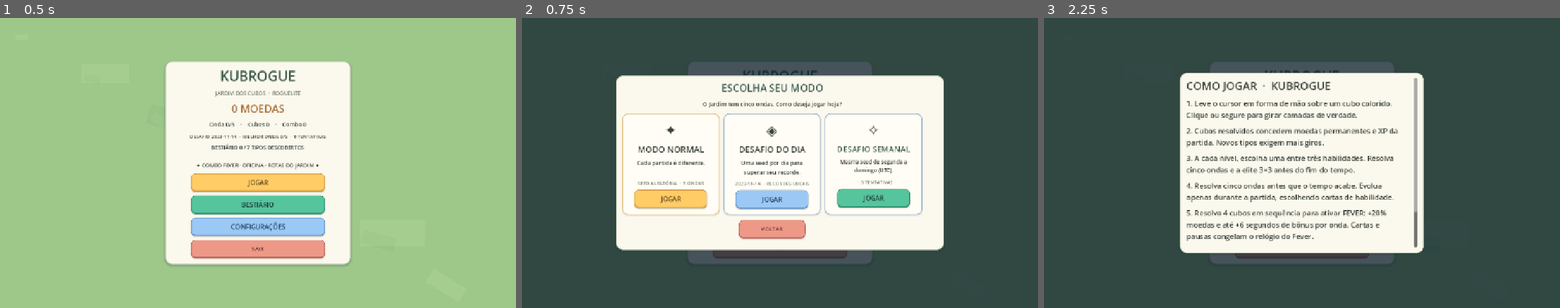
Above: before the commit, frames 1-3 (left to right).
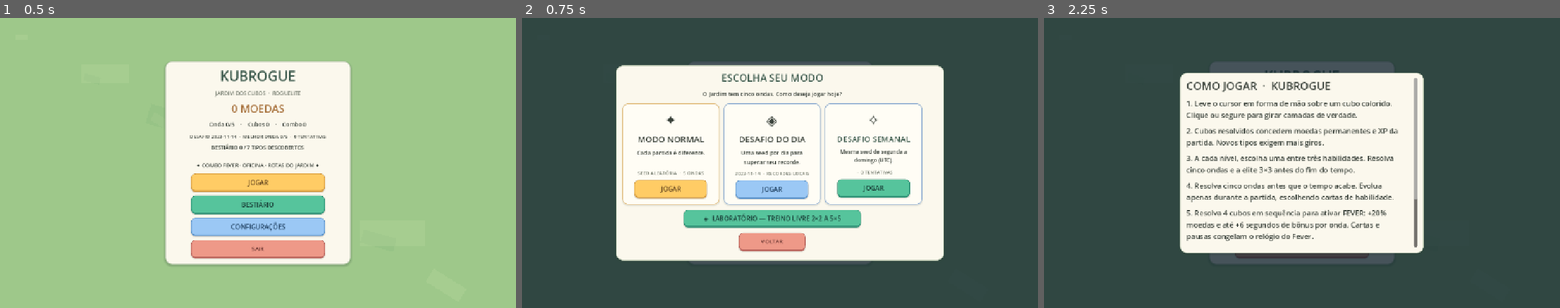
Above: after the commit, the same moments.

Repository: kardecallan566/KubRogue
Game: Godot game, scene res://scenes/c16/hub_stage.tscn
The game is run twice, just before and just after one commit, with the same random seed, the same clock (stepped at 60 frames per second) and the same inputs. Before the commit the project starts from res://scenes/c15/hub_stage.tscn.
Inputs:
- Up to frame 1 (0.5 s): no input
- Up to frame 2 (0.75 s): click "JOGAR" at 0.5 s
- Up to frame 3 (2.25 s): click "JOGAR" at 1.25 s; click "JOGAR" at 2 s

Frame 1 is identical in both runs. In frame 2, 15% of the frame differs, in the area x 18-82%, y 16-84%; in frame 3, less than 0.1%.

Commit message:
feat(c16): genuine 2x2–5x5 puzzle laboratory with manual layers, seed replay and hints

Diff:
--- a/project.godot
+++ b/project.godot
@@ -1,10 +1,10 @@
 config_version=5
 
 [application]
-config/name="KubRogue — C15 Desafio Semanal"
-run/main_scene="res://scenes/c15/hub_stage.tscn"
+config/name="KubRogue — C16 Laboratório do Cubista"
+run/main_scene="res://scenes/c16/hub_stage.tscn"
 config/features=PackedStringArray("4.7", "GL Compatibility")
-config/description="C15: offline weekly fixed seed with isolated records, preserving C12-C14 medal and history features."
+config/description="C16: no-stakes puzzle laboratory for all four sizes; C15 daily and weekly gameplay remains unchanged."
 
 [autoload]
 KubeSession="*res://scripts/c4/progress_service.gd"
--- /dev/null
+++ b/scenes/c16/game_stage.tscn
@@ -0,0 +1,6 @@
+[gd_scene load_steps=2 format=3]
+
+[ext_resource type="Script" path="res://scripts/c16/game_stage.gd" id="1_game"]
+
+[node name="KubRogueC16Game" type="Node3D"]
+script = ExtResource("1_game")
--- /dev/null
+++ b/scenes/c16/hub_stage.tscn
@@ -0,0 +1,12 @@
+[gd_scene load_steps=2 format=3]
+
+[ext_resource type="Script" path="res://scripts/c16/hub_stage.gd" id="1_hub"]
+
+[node name="KubRogueC16Hub" type="Control"]
+layout_mode = 3
+anchors_preset = 15
+anchor_right = 1.0
+anchor_bottom = 1.0
+grow_horizontal = 2
+grow_vertical = 2
+script = ExtResource("1_hub")
--- /dev/null
+++ b/scenes/c16/lab_stage.tscn
@@ -0,0 +1,6 @@
+[gd_scene load_steps=2 format=3]
+
+[ext_resource type="Script" path="res://scripts/c16/lab_stage.gd" id="1_lab"]
+
+[node name="KubRogueC16Laboratory" type="Node3D"]
+script = ExtResource("1_lab")
--- /dev/null
+++ b/scripts/c16/game_stage.gd
@@ -0,0 +1,10 @@
+extends "res://scripts/c15/game_stage.gd"
+## Keep the entire weekly C15 run unchanged, only return to the new hub.
+func _return_hub() -> void:
+    if not pending_credits.is_empty():
+        message_label.text = "Existem pagamentos pendentes. Use Tentar salvar."
+        return
+    progress.update_record(director.wave_index+1,director.wallet.solved,best_combo_in_run)
+    _record_challenge_if_needed()
+    Input.set_mouse_mode(Input.MOUSE_MODE_VISIBLE)
+    get_tree().change_scene_to_file("res://scenes/c16/hub_stage.tscn")
--- /dev/null
+++ b/scripts/c16/hub_stage.gd
@@ -0,0 +1,31 @@
+extends "res://scripts/c15/hub_stage.gd"
+## C16 adds a practice doorway inside Jogar, keeping only four home actions.
+func _open_game() -> void:
+    _close_modal()
+    get_tree().change_scene_to_file("res://scenes/c16/game_stage.tscn")
+
+func _open_lab() -> void:
+    _close_modal()
+    Input.set_mouse_mode(Input.MOUSE_MODE_VISIBLE)
+    get_tree().change_scene_to_file("res://scenes/c16/lab_stage.tscn")
+
+func _show_play_modes() -> void:
+    super._show_play_modes()
+    _set_modal_dimensions(814,456)
+    var doorway := _button(dialog_box,
+        "◈  LABORATÓRIO — TREINO LIVRE 2×2 A 5×5",_open_lab,440)
+    doorway.name = "OpenLaboratory"
+    doorway.custom_minimum_size.y = 43
+    doorway.set_meta("arcade_variant","teal")
+    var last: int = dialog_box.get_child_count() - 1
+    dialog_box.move_child(doorway,maxi(0,last-1))
+    VisualTheme.apply(dialog_center)
+
+func _show_tutorial(start_after: bool) -> void:
+    super._show_tutorial(start_after)
+    var note := _label(dialog_box,
+        "Se quiser praticar giros de camadas sem cronômetro, abra Jogar → Laboratório.",14)
+    note.name = "LaboratoryHelp"
+    if dialog_box.get_child_count() > 1:
+        dialog_box.move_child(note,dialog_box.get_child_count()-2)
+    VisualTheme.apply(dialog_center)
--- /dev/null
+++ b/scripts/c16/lab_stage.gd
@@ -0,0 +1,379 @@
+extends Node3D
+## C16: an actual no-stakes NxNxN playground. Never starts a run or writes saves.
+const Pocket = preload("res://scripts/visual/cube_2x2.gd")
+const Classic = preload("res://scripts/visual/cube_3x3.gd")
+const Large = preload("res://scripts/visual/cube_nxn.gd")
+const VisualTheme = preload("res://scripts/c5/ui_skin.gd")
+const FACES := ["F","R","U","L","D","B"]
+
+var cube
+var dimension := 2
+var selected_face := "F"
+var selected_layer := 0
+var seed_value := 0
+var manual_moves := 0
+var assisted_moves := 0
+var busy := false
+var cube_root: Node3D
+var status_label: Label
+var details_label: Label
+var move_label: Label
+var hint_label: Label
+var layer_label: Label
+var size_buttons: Dictionary = {}
+var face_buttons: Dictionary = {}
+var turn_buttons: Array[Button] = []
+var hint_button: Button
+var apply_button: Button
+var layer_back: Button
+var layer_next: Button
+var right_panel: PanelContainer
+var top_label: Label
+var _ready_done := false
+
+func _ready() -> void:
+    _build_world()
+    _build_interface()
+    _select_size(2)
+    get_viewport().size_changed.connect(_layout)
+    _layout()
+    _ready_done = true
+
+func _build_world() -> void:
+    var ground := MeshInstance3D.new()
+    ground.name = "TrainingMeadow"
+    var plane := PlaneMesh.new()
+    plane.size = Vector2(36,36)
+    ground.mesh = plane
+    var mat := StandardMaterial3D.new()
+    mat.albedo_color = Color("#77b985")
+    mat.roughness = 0.97
+    ground.material_override = mat
+    ground.position.y = -0.34
+    add_child(ground)
+    var light := DirectionalLight3D.new()
+    light.rotation_degrees = Vector3(-53,-29,0)
+    light.light_energy = 1.25
+    add_child(light)
+    var fill := OmniLight3D.new()
+    fill.position = Vector3(-3.5,4.0,2.5)
+    fill.light_energy = 0.65
+    fill.omni_range = 10.0
+    add_child(fill)
+    var camera := Camera3D.new()
+    camera.name = "LaboratoryCamera"
+    camera.current = true
+    camera.fov = 40.0
+    camera.position = Vector3(3.1,2.65,4.8)
+    camera.look_at(Vector3(0,0.35,0),Vector3.UP)
+    add_child(camera)
+    cube_root = Node3D.new()
+    cube_root.name = "PracticeCubePivot"
+    cube_root.position.y = 0.64
+    add_child(cube_root)
+
+func _label(parent: Node, content: String, font: int = 15) -> Label:
+    var result := Label.new()
+    result.text = content
+    result.add_theme_font_size_override("font_size",font)
+    result.add_theme_color_override("font_color",Color("#244b42"))
+    result.autowrap_mode = TextServer.AUTOWRAP_WORD
+    result.mouse_filter = Control.MOUSE_FILTER_IGNORE
+    parent.add_child(result)
+    return result
+
+func _button(parent: Node, title: String, callback: Callable,
+        height_px: float = 40.0) -> Button:
+    var result := Button.new()
+    result.text = title
+    result.custom_minimum_size.y = height_px
+    result.focus_mode = Control.FOCUS_ALL
+    result.mouse_default_cursor_shape = Control.CURSOR_POINTING_HAND
+    result.pressed.connect(callback)
+    parent.add_child(result)
+    return result
+
+func _panel_style(color: Color = Color("#fffdf0")) -> StyleBoxFlat:
+    var style := StyleBoxFlat.new()
+    style.bg_color = color
+    style.border_color = Color("#4c9c83")
+    style.set_border_width_all(3)
+    style.set_corner_radius_all(18)
+    style.set_content_margin_all(13)
+    style.shadow_color = Color(0.07,0.19,0.13,0.23)
+    style.shadow_size = 5
+    style.shadow_offset = Vector2(0,4)
+    return style
+
+func _panel(parent: Node, title: String) -> VBoxContainer:
+    var frame := PanelContainer.new()
+    frame.name = title.replace(" ","") + "Panel"
+    frame.size = Vector2(278,565)
+    frame.custom_minimum_size = Vector2(278,565)
+    frame.add_theme_stylebox_override("panel",_panel_style())
+    parent.add_child(frame)
+    var inner := VBoxContainer.new()
+    inner.add_theme_constant_override("separation",10)
+    frame.add_child(inner)
+    return inner
+
+func _build_interface() -> void:
+    var canvas := CanvasLayer.new()
+    canvas.name = "LaboratoryUI"
+    add_child(canvas)
+    var root := Control.new()
+    root.name = "LabRoot"
+    root.set_anchors_and_offsets_preset(Control.PRESET_FULL_RECT)
+    canvas.add_child(root)
+    root.set_anchors_and_offsets_preset(Control.PRESET_FULL_RECT)
+
+    var header := PanelContainer.new()
+    header.name = "Header"
+    header.position = Vector2(19,14)
+    header.custom_minimum_size = Vector2(890,56)
+    header.size = Vector2(890,56)
+    header.add_theme_stylebox_override("panel",_panel_style(Color("#f1f9e9")))
+    root.add_child(header)
+    var head_row := HBoxContainer.new()
+    head_row.add_theme_constant_override("separation",13)
+    header.add_child(head_row)
+    top_label = _label(head_row,"◈  LABORATÓRIO DO CUBISTA",23)
+    top_label.size_flags_horizontal = Control.SIZE_EXPAND_FILL
+    _button(head_row,"VOLTAR AO JARDIM",_back_to_hub,38)
+
+    var left_wrap := Control.new()
+    left_wrap.name = "LeftPanelPosition"
+    left_wrap.position = Vector2(19,89)
+    left_wrap.custom_minimum_size = Vector2(284,575)
+    root.add_child(left_wrap)
+    var left := _panel(left_wrap,"Controles")
+    _label(left,"QUAL CUBO TREINAR?",17)
+    var sizes := GridContainer.new()
+    sizes.name = "CubeSizes"
+    sizes.columns = 2
+    sizes.add_theme_constant_override("h_separation",8)
+    sizes.add_theme_constant_override("v_separation",7)
+    left.add_child(sizes)
+    for n in [2,3,4,5]:
+        var current: int = n
+        var select := _button(sizes,"%d×%d×%d" % [n,n,n],
+            func(): _select_size(current),42)
+        select.custom_minimum_size.x = 112
+        select.name = "CubeSize%d" % n
+        size_buttons[n] = select
+    _label(left,"FACE A GIRAR",17)
+    var faces := GridContainer.new()
+    faces.name = "CubeFaces"
+    faces.columns = 3
+    faces.add_theme_constant_override("h_separation",7)
+    faces.add_theme_constant_override("v_separation",7)
+    left.add_child(faces)
+    for face in FACES:
+        var face_id: String = face
+        var btn := Button.new()
+        btn.text = face
+        btn.custom_minimum_size.y = 36
+        faces.add_child(btn)
+        btn.custom_minimum_size.x = 64
+        btn.pressed.connect(func(): _select_face(face_id))
+        btn.name = "Face"+face
+        face_buttons[face] = btn
+    _label(left,"CAMADA A MOVIMENTAR",16)
+    var layers := HBoxContainer.new()
+    layers.add_theme_constant_override("separation",6)
+    left.add_child(layers)
+    layer_back = _button(layers,"◀",func(): _change_layer(-1),37)
+    layer_back.custom_minimum_size.x = 41
+    layer_label = _label(layers,"EXTERNA",13)
+    layer_label.size_flags_horizontal = Control.SIZE_EXPAND_FILL
+    layer_label.vertical_alignment = VERTICAL_ALIGNMENT_CENTER
+    layer_label.horizontal_alignment = HORIZONTAL_ALIGNMENT_CENTER
+    layer_next = _button(layers,"▶",func(): _change_layer(1),37)
+    layer_next.custom_minimum_size.x = 41
+    _label(left,"MOVIMENTO",16)
+    var rotations := HBoxContainer.new()
+    rotations.add_theme_constant_override("separation",6)
+    left.add_child(rotations)
+    for turn in [-1,1,2]:
+        var actual_turn: int = turn
+        var label := "↶ 90°" if turn == -1 else ("↷ 90°" if turn == 1 else "180°")
+        var button := _button(rotations,label,func(): _do_turn(actual_turn),41)
+        button.custom_minimum_size.x = 76
+        turn_buttons.append(button)
+    _button(left,"NOVO EMBARALHAMENTO",_new_scramble,41)
+    _button(left,"REPETIR A MESMA SEED",_replay_scramble,40)
+
+    right_panel = PanelContainer.new()
+    right_panel.name = "HelpPanel"
+    right_panel.position = Vector2(963,89)
+    right_panel.custom_minimum_size = Vector2(290,430)
+    right_panel.size = Vector2(290,430)
+    right_panel.add_theme_stylebox_override("panel",_panel_style(Color("#eff9f5")))
+    root.add_child(right_panel)
+    var right := VBoxContainer.new()
+    right.add_theme_constant_override("separation",12)
+    right_panel.add_child(right)
+    _label(right,"◈  MISSÃO LIVRE",19)
+    _label(right,"Pratique giros reais. Sem tempo, sem moedas e sem afetar seus recordes.",13)
+    details_label = _label(right,"",15)
+    details_label.name = "TrainingDetails"
+    status_label = _label(right,"",16)
+    status_label.name = "TrainingStatus"
+    move_label = _label(right,"",14)
+    hint_label = _label(right,"",14)
+    hint_label.name = "NextHint"
+    hint_button = _button(right,"VER UMA DICA",_show_hint,40)
+    apply_button = _button(right,"APLICAR DICA",_apply_hint,42)
+    var detail := _label(right,
+        "Uma dica mostra o próximo giro inverso do embaralhamento. " +
+        "Você também pode girar livremente e tentar resolver sem ajuda.",12)
+    detail.name = "Muted"
+    VisualTheme.apply(root)
+    # Preserve the same chunky toy-like panels independent of theme skinning.
+    header.add_theme_stylebox_override("panel",_panel_style(Color("#f1f9e9")))
+    right_panel.add_theme_stylebox_override("panel",_panel_style(Color("#eff9f5")))
+    for panel in left_wrap.get_children():
+        if panel is PanelContainer:
+            panel.add_theme_stylebox_override("panel",_panel_style())
+
+func _layout() -> void:
+    if right_panel == null:
+        return
+    var viewport_size := get_viewport().get_visible_rect().size
+    right_panel.position.x = maxf(776.0, viewport_size.x - 310.0)
+
+func _select_size(n: int) -> void:
+    if busy or n not in [2,3,4,5]:
+        return
+    dimension = n
+    selected_layer = 0
+    selected_face = "F"
+    manual_moves = 0
+    assisted_moves = 0
+    if cube != null:
+        cube_root.remove_child(cube)
+        cube.queue_free()
+    if dimension == 2:
+        cube = Pocket.new()
+    elif dimension == 3:
+        cube = Classic.new()
+    else:
+        cube = Large.new(dimension)
+    cube.name = "ActualCube_%d" % dimension
+    cube_root.add_child(cube)
+    var cube_scale := 1.92 if dimension == 2 else 1.82
+    cube.scale = Vector3.ONE * cube_scale
+    seed_value = randi_range(1,2147483646)
+    _scramble_now()
+
+func _new_scramble() -> void:
+    if busy:
+        return
+    seed_value = randi_range(1,2147483646)
+    _scramble_now()
+
+func _replay_scramble() -> void:
+    if busy:
+        return
+    _scramble_now()
+
+func _scramble_now() -> void:
+    if cube == null or busy:
+        return
+    cube.scramble_now(6 + dimension * 2,seed_value)
+    manual_moves = 0
+    assisted_moves = 0
+    hint_label.text = "A dica é opcional; tente primeiro por conta própria."
+    _refresh_ui()
+
+func _select_face(face: String) -> void:
+    if busy or not FACES.has(face):
+        return
+    selected_face = face
+    _refresh_ui()
+
+func max_layer() -> int:
+    return (dimension - 1) / 2
+
+func _change_layer(delta: int) -> void:
+    if busy:
+        return
+    selected_layer = clampi(selected_layer + delta,0,max_layer())
+    _refresh_ui()
+
+func _hint_text() -> String:
+    if cube == null or cube.solution_plan.is_empty():
+        return "Cubo resolvido! Embaralhe novamente."
+    var step: Dictionary = cube.solution_plan[0]
+    var direction := "180°" if absi(int(step["turns"])) == 2 else (
+        "↷ 90°" if int(step["turns"]) == 1 else "↶ 90°")
+    var layer: int = int(step.get("layer",0))
+    return "PRÓXIMO: %s  ·  CAMADA %d  ·  %s" % [
+        String(step["face"]),layer,direction]
+
+func _show_hint() -> void:
+    if busy:
+        return
+    hint_label.text = _hint_text()
+
+func _do_turn(turns: int) -> void:
+    await _rotate(selected_face,turns,selected_layer,true)
+
+func _apply_hint() -> void:
+    if cube == null or busy or cube.solution_plan.is_empty():
+        return
+    var step: Dictionary = cube.solution_plan.pop_front()
+    assisted_moves += 1
+    await _rotate(String(step["face"]),int(step["turns"]),
+        int(step.get("layer",0)),false)
+
+func _rotate(face: String, turns: int, layer: int, record: bool) -> void:
+    if cube == null or busy or not FACES.has(face) or turns == 0:
+        return
+    busy = true
+    _refresh_ui()
+    if dimension <= 3:
+        await cube.rotate_layer(face,turns,0.20,record)
+    else:
+        await cube.rotate_slice(face,turns,layer,0.20,record)
+    if record:
+        manual_moves += 1
+        cube.solution_plan = cube.puzzle.reversed_history()
+    if cube.is_solved():
+        cube.solution_plan.clear()
+        hint_label.text = "✦ CUBO RESOLVIDO! Recompensa: conhecimento."
+    else:
+        hint_label.text = "Movimento executado. Clique em dica se precisar."
+    busy = false
+    _refresh_ui()
+
+func _refresh_ui() -> void:
+    if cube == null:
+        return
+    var solved: bool = cube.is_solved()
+    var layers: int = max_layer()
+    layer_label.text = "EXTERNA" if selected_layer == 0 else "INTERNA %d" % selected_layer
+    layer_back.disabled = busy or selected_layer == 0
+    layer_next.disabled = busy or selected_layer >= layers
+    for n in size_buttons:
+        size_buttons[n].disabled = busy
+        size_buttons[n].set_meta("selected",n == dimension)
+    for f in face_buttons:
+        face_buttons[f].disabled = busy
+        face_buttons[f].set_meta("selected",f == selected_face)
+    for btn in turn_buttons:
+        btn.disabled = busy or solved
+    hint_button.disabled = busy or solved
+    apply_button.disabled = busy or solved
+    details_label.text = "%d×%d×%d  ·  %d ADESIVOS  ·  SEED %d" % [
+        dimension,dimension,dimension,6 * dimension * dimension,seed_value]
+    status_label.text = "✦ PARABÉNS! CUBO RESOLVIDO." if solved else (
+        "GIROS RESTANTES NO ROTEIRO: %d" % cube.moves_remaining())
+    move_label.text = "%d GIROS MANUAIS  ·  %d DICAS APLICADAS" % [
+        manual_moves,assisted_moves]
+
+func _back_to_hub() -> void:
+    if busy:
+        return
+    Input.set_mouse_mode(Input.MOUSE_MODE_VISIBLE)
+    get_tree().change_scene_to_file("res://scenes/c16/hub_stage.tscn")
--- /dev/null
+++ b/tests/integration/test_c16_cold_start.gd
@@ -0,0 +1,35 @@
+extends SceneTree
+const Hub = preload("res://scripts/c16/hub_stage.gd")
+const Game = preload("res://scripts/c16/game_stage.gd")
+const Laboratory = preload("res://scripts/c16/lab_stage.gd")
+var failures := 0
+
+func _initialize() -> void:
+    call_deferred("_run")
+
+func check(ok: bool, note: String) -> void:
+    if not ok:
+        failures += 1
+        push_error("C16 COLD FAIL: " + note)
+
+func _run() -> void:
+    var hub: Hub = Hub.new()
+    get_root().add_child(hub)
+    hub._show_play_modes()
+    check(hub.dialog_box.find_child("OpenLaboratory",true,false)!=null,
+        "laboratory link loads before editor import")
+    hub.queue_free()
+    await process_frame
+    var lab: Laboratory = Laboratory.new()
+    get_root().add_child(lab)
+    check(lab.cube != null and lab.cube.sticker_nodes.size()==24,
+        "procedural cube preview loads without imported assets")
+    check(lab.status_label != null and lab.hint_button != null,
+        "training HUD builds without global class cache")
+    lab.queue_free()
+    await process_frame
+    # Weekly, medal and result systems are still available via C15 inheritance.
+    check(Game != null and get_root().get_node("KubeChallenge").current_week()!="",
+        "C15 weekly gameplay remains loadable")
+    print("KubRogue C16 cold-start training: %d failures" % failures)
+    quit(0 if failures==0 else 1)
--- /dev/null
+++ b/tests/integration/test_c16_lab.gd
@@ -0,0 +1,116 @@
+extends SceneTree
+const Hub = preload("res://scripts/c16/hub_stage.gd")
+const Laboratory = preload("res://scripts/c16/lab_stage.gd")
+const Store = preload("res://scripts/c4/save_store.gd")
+var failures := 0
+
+func _initialize() -> void:
+    call_deferred("_run")
+
+func check(ok: bool, reason: String) -> void:
+    if not ok:
+        failures += 1
+        push_error("C16 LAB FAIL: " + reason)
+
+func _clean(path: String) -> void:
+    for suffix in ["", ".bak", ".tmp"]:
+        DirAccess.remove_absolute(ProjectSettings.globalize_path(path + suffix))
+
+func _run() -> void:
+    var money := "user://c16_lab_money.json"
+    var daily := "user://c16_lab_daily.json"
+    var weekly := "user://c16_lab_weekly.json"
+    var journal := "user://c16_lab_journal.json"
+    var history := "user://c16_lab_history.json"
+    for p in [money,daily,weekly,journal,history]:
+        _clean(p)
+    var session = get_root().get_node("KubeSession")
+    var challenge = get_root().get_node("KubeChallenge")
+    var codex = get_root().get_node("KubeJournal")
+    var career = get_root().get_node("KubeHistory")
+    session.configure(Store.new(money))
+    challenge.configure(Store.new(daily))
+    challenge.configure_weekly(Store.new(weekly))
+    codex.configure(Store.new(journal))
+    career.configure(Store.new(history))
+    var hub: Hub = Hub.new()
+    get_root().add_child(hub)
+    check(hub.find_child("PrimaryActions",true,false).get_child_count() == 4,
+        "starting hub still has just four buttons")
+    hub._show_play_modes()
+    var modes = hub.dialog_box.find_child("ModeCards",true,false)
+    check(modes != null and modes.get_child_count() == 3,
+        "normal, daily and weekly cards remain unchanged")
+    check(hub.dialog_box.find_child("OpenLaboratory",true,false) != null,
+        "practice link lives inside play modal, not on home screen")
+    hub.queue_free()
+    await process_frame
+    var balance_before: int = int(session.balance())
+    var run_before: int = int(session.data["run_number"])
+    var mode_before: String = String(challenge.active_mode)
+    var lab: Laboratory = Laboratory.new()
+    get_root().add_child(lab)
+    check(lab._ready_done and lab.cube != null, "real cube playground initializes")
+    check(lab.dimension == 2 and lab.cube.cubies.size() == 8,
+        "2x2 contains eight actual corner cubies")
+    check(lab.turn_buttons.size() == 3 and lab.face_buttons.size() == 6,
+        "six legal faces and both quarter turns plus half turn")
+    check(lab.size_buttons.size() == 4, "four selectable NxNxN sizes")
+    for n in [2,3,4,5]:
+        lab._select_size(n)
+        lab.seed_value = 60231+n
+        lab._scramble_now()
+        var expected: int = n*n*n-(n-2)*(n-2)*(n-2)
+        check(lab.cube.puzzle.is_valid(), "%d initial legal puzzle state" % n)
+        check(lab.cube.cubies.size()==expected,"%d physical cubie count" % n)
+        check(lab.cube.sticker_nodes.size()==6*n*n,
+            "%d correct sticker count" % n)
+        check(not lab.cube.is_solved(), "%d actually scrambled" % n)
+        check(lab.cube.solution_plan.size() > 0,"%d has a legal inverse plan" % n)
+        lab._select_face("U")
+        lab._change_layer(1)
+        if n < 4:
+            check(lab.selected_layer == lab.max_layer(),
+                "%d valid outer layer selection" % n)
+        else:
+            check(lab.selected_layer == 1,
+                "%d internal slice selectable" % n)
+        if n==5:
+            lab._change_layer(1)
+            check(lab.selected_layer==2,"5x5 supports second inner slice")
+        if n>=4:
+            check(lab.layer_label.text.contains("INTERNA"),"inner layer appears in UI")
+        await lab._do_turn(1)
+        check(lab.cube.puzzle.is_valid() and lab.manual_moves==1,
+            "%d manual turn preserves legal cubie coordinates" % n)
+        lab._show_hint()
+        check(lab.hint_label.text.contains("PRÓXIMO"),
+            "%d accurate next undo move shown" % n)
+        var remaining := 0
+        while not lab.cube.is_solved() and remaining < 26:
+            await lab._apply_hint()
+            remaining += 1
+        check(lab.cube.is_solved() and lab.cube.puzzle.is_valid(),
+            "%d authentic puzzle solved after manual turn and legal hints" % n)
+        check(lab.apply_button.disabled and lab.turn_buttons[0].disabled,
+            "%d completed cube stops further turns" % n)
+        lab._replay_scramble()
+        check(not lab.cube.is_solved() and lab.manual_moves==0
+            and lab.assisted_moves==0,
+            "%d same-seed replay resets history and input" % n)
+    check(session.balance()==balance_before and session.data["run_number"]==run_before,
+        "laboratory never credits coins or begins a normal run")
+    check(challenge.active_mode==mode_before and not challenge.run_started,
+        "daily or weekly challenges are never started by practice")
+    check(codex.discovery_total()==0 and career.runs.is_empty(),
+        "practice never grants achievements or records a result")
+    check(not FileAccess.file_exists(money)
+        and not FileAccess.file_exists(journal)
+        and not FileAccess.file_exists(history),
+        "practice did not persist wallet, codex or result history")
+    lab.queue_free()
+    await process_frame
+    for p in [money,daily,weekly,journal,history]:
+        _clean(p)
+    print("KubRogue C16 no-stakes laboratory: %d failures" % failures)
+    quit(0 if failures==0 else 1)
Not shown, changed: .github/workflows/godot-c0.yml
Not shown, changed: .github/workflows/windows-export.yml
Not shown, changed: docs/08-roadmap-e-backlog.md
Not shown, added: docs/checkpoints/C16-cube-laboratory.md
